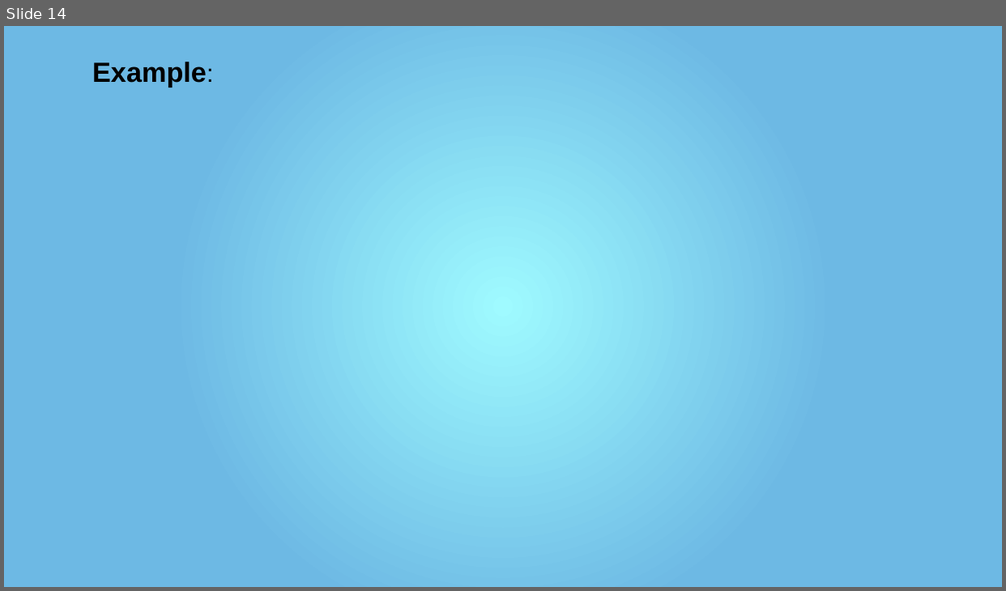
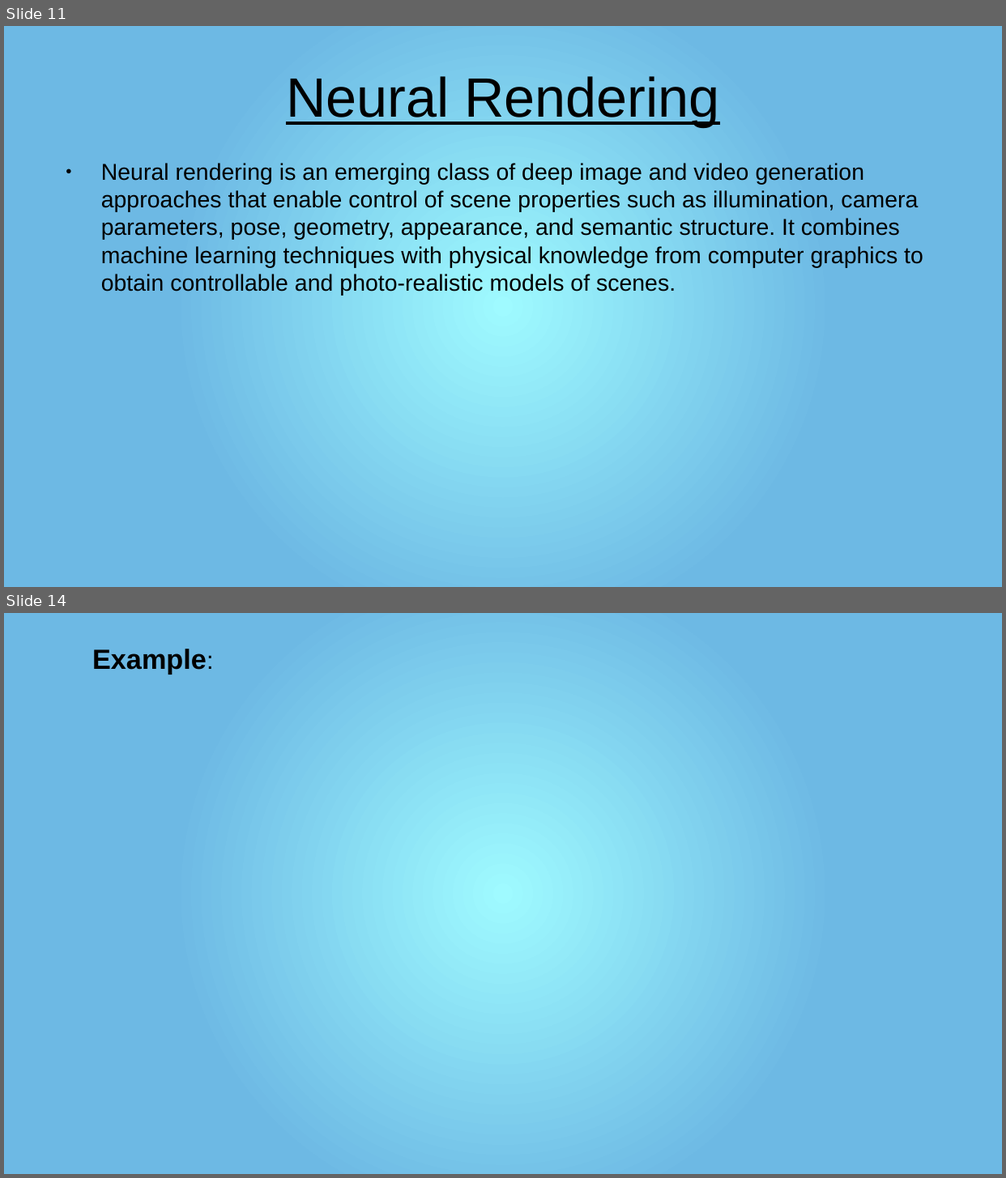
Before and after one commit to mr-speedster/seminar-presentation, a slide deck: Presentation.pptx. Shown one above the other, each under a label of ours: slide 14 before the commit, slides 11 and 14 after it; the slides between them are not shown. The pictures are 1006x591 and 1006x1178 pixels, drawn with LibreOffice and Linux fonts; fonts in the diff are those of the drawing. Boxes give left, top, right and bottom in pixels: in the first picture for what was removed or moved away, otherwise in the second. Text is boxed around its words. In the diff, an @@ line names an element or a change of style, - is before the commit and + after.

```diff
--- a/Presentation.pptx
+++ b/Presentation.pptx
@@ slide 11 added at [4,26,1002,587], background gradient #9FFAFF to #6DB9E4 @@
@@ text added at [286,76,720,127], 40 pt, text #000000, underline @@
+Neural Rendering
@@ text added at [101,163,923,295], 16.6 pt, text #000000 @@
+● Neural rendering is an emerging class of deep image and video generation approaches that enable control of scene properties such as illumination, camera parameters, pose, geometry, appearance, and semantic structure. It combines machine learning techniques with physical knowledge from computer graphics to obtain controllable and photo-realistic models of scenes.
```
Also in this commit, not shown: 8 slides changed, 8 other slides added, 4 slides removed, 4 other files.
